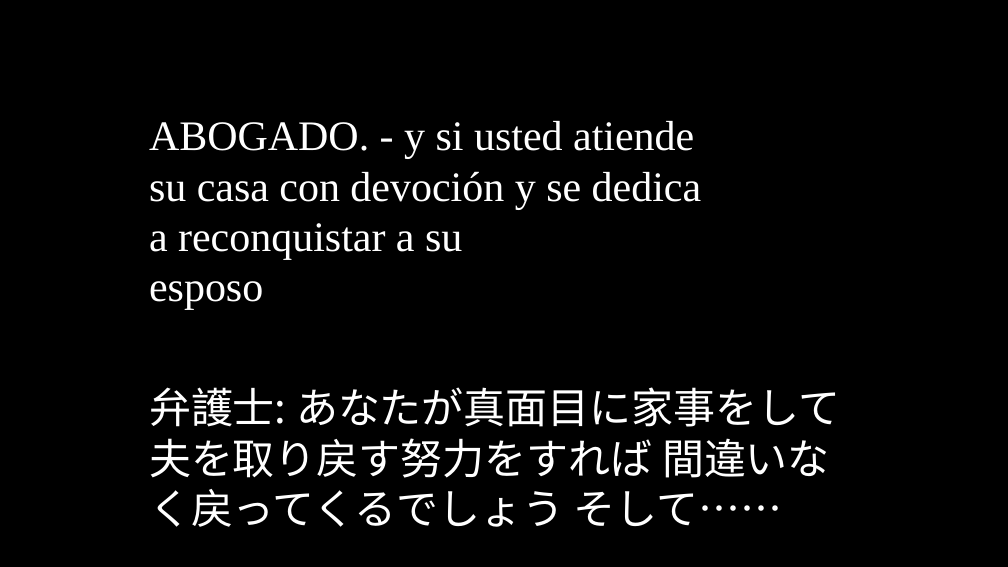
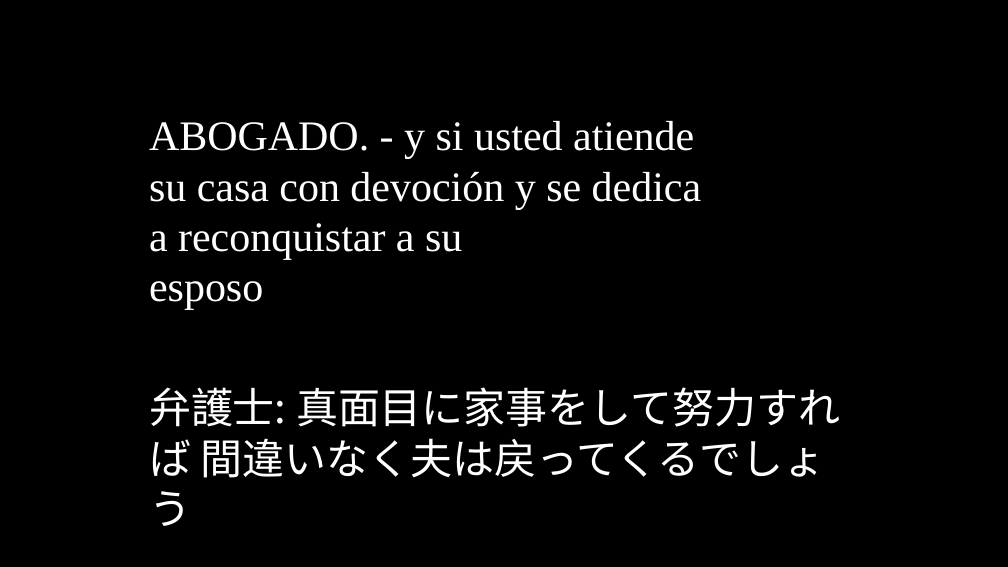
Before and after one commit to oulcggc/lang-drama-caption, a slide deck: slide 117 of complete-cap.pptx (slide 118 before the commit). Drawn at 1008x567 pixels with LibreOffice and Linux fonts; fonts in the diff are those of the drawing. Boxes give left, top, right and bottom in pixels: in the first picture for what was removed or moved away, otherwise in the second. Text is boxed around its words. In the diff, an @@ line names an element or a change of style, - is before the commit and + after.

```diff
--- a/complete-cap.pptx
+++ b/complete-cap.pptx
@@ text at (149,387,840,526): text changed @@
-弁護士: あなたが真面目に家事をして夫を取り戻す努力をすれば 間違いなく戻ってくるでしょう そして……
+弁護士: 真面目に家事をして努力すれば 間違いなく夫は戻ってくるでしょう
```
Also in this commit, not shown: 66 other slides changed, 1 slide removed, 3 other files.
